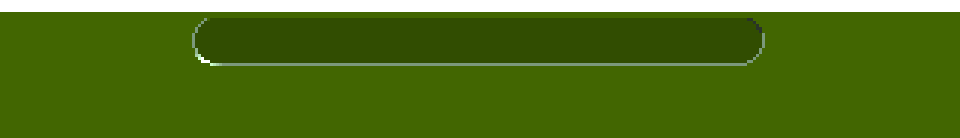
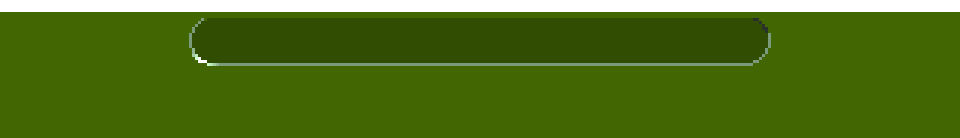
Layered file, before and after one edit (960px x 138px). Changes by layer:
painted on "buttom_bg.png" over [189, 18, 771, 66]
